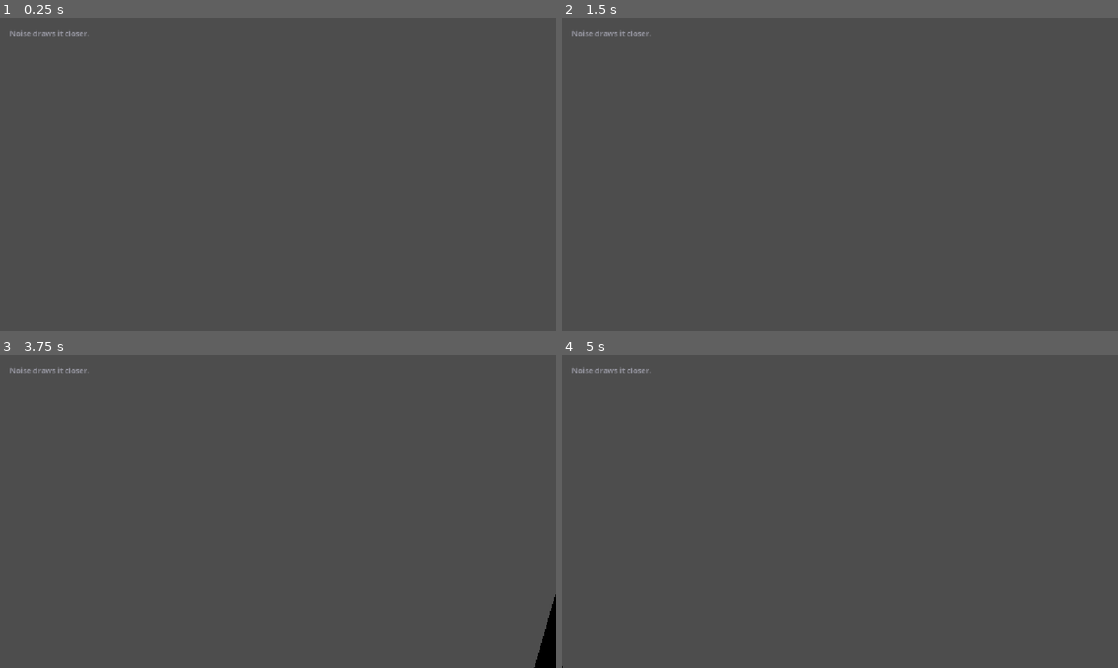
Above: before the commit, frames 1-4 (two rows, left to right).
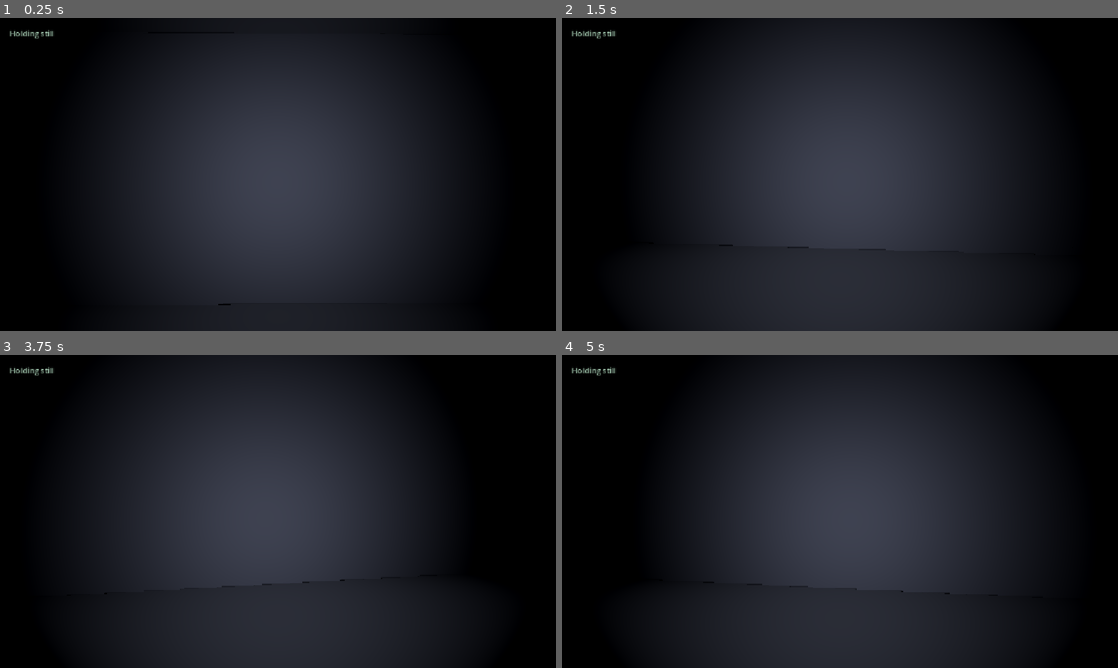
Above: after the commit, the same moments.

Repository: vangohner/HollowCrawl
Game: Godot game, scene res://scenes/main.tscn
Two runs of this game, one before a commit and one after it. Both use one fixed random seed, a clock stepped at 60 frames per second and the inputs below.
Inputs (mouse positions are in pixels of both pictures, inside the frame that each line leads up to):
- Up to frame 1 (0.25 s): no input
- Up to frame 2 (1.5 s): tap Enter at 0.5 s; move the mouse to (867, 174) at 0.52 s; tap Space at 1.25 s; move the mouse to (812, 174) at 1.27 s
- Up to frame 3 (3.75 s): tap Enter at 2, 3.5 s; move the mouse to (289, 505) at 2.02 s; tap Space at 2.75 s; move the mouse to (272, 517) at 2.77 s; move the mouse to (316, 514) at 3.52 s
- Up to frame 4 (5 s): tap Space at 4.25 s; move the mouse to (795, 508) at 4.27 s

The runs differ from the first frame. In frame 1, 92% of the frame differs, in the area x 0-100%, y 0-100%; in frame 2, 92%; in frame 3, 92%; in frame 4, 92%.
Error before the commit: Parse Error: Value of type "bool" cannot be assigned to a variable of type "Vector3". (res://scripts/stalker.gd:100)
Error after the commit: Invalid assignment of property or key 'radius' with value of type 'float' on a base object of type 'CylinderMesh'. (res://scripts/level.gd:151)

Commit message:
Fix stalker move_and_slide usage

Diff:
--- a/scripts/stalker.gd
+++ b/scripts/stalker.gd
@@ -97,7 +97,7 @@
         "ATTACK":
             _update_attack(delta)
 
-    velocity = move_and_slide()
+    move_and_slide()
 
     if _state != "ATTACK":
         var horizontal_speed: float = Vector3(velocity.x, 0.0, velocity.z).length()
